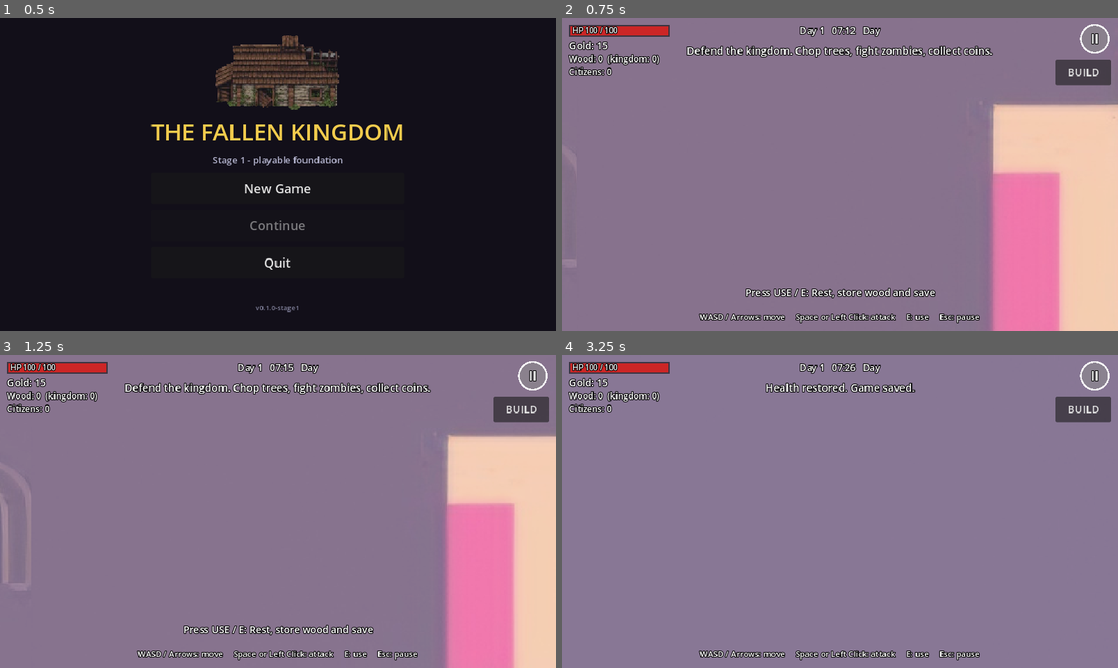
Above: before the commit, frames 1-4 (two rows, left to right).
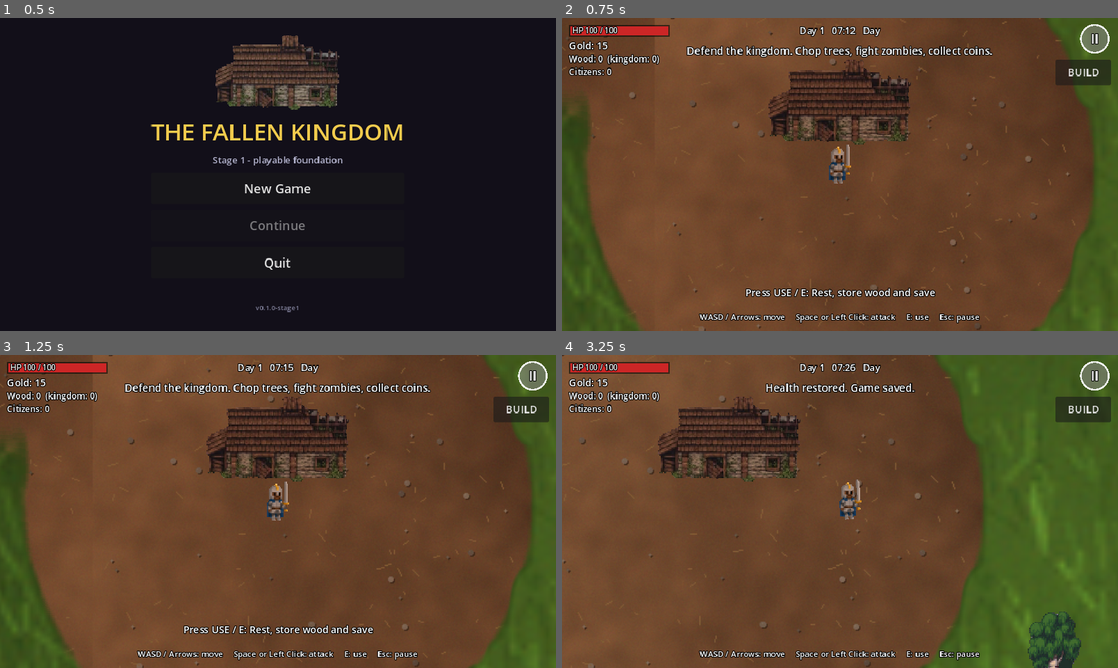
Above: after the commit, the same moments.

Repository: afie-boop/The-Fallen-Kingdom
Game: Godot game, scene res://scenes/main_menu.tscn
Same seed, same stepped clock (60 frames per second), same inputs: the game is played once before the commit and once after it.
Inputs (mouse positions are in pixels of both pictures, inside the frame that each line leads up to):
- Up to frame 1 (0.5 s): no input
- Up to frame 2 (0.75 s): click "New Game" at 0.5 s
- Up to frame 3 (1.25 s): no input
- Up to frame 4 (3.25 s): move the mouse to (962, 495) at 1.27 s; hold D 1.28-2 s; tap E at 1.35, 2.85 s; click (962, 495) at 1.42 s; tap Space at 1.52 s; drag from (728, 527) to (812, 574) at 2.02 s; move the mouse to (895, 442) at 2.77 s; hold D from 2.78 s (still down)

Frame 1 is identical in both runs. In frame 2, 96% of the frame differs, in the area x 0-100%, y 0-100%; in frame 3, 96%; in frame 4, 97%.

Commit message:
Disable animal spawning in the world

Diff:
--- a/extracted/The-Fallen-Kingdom/scripts/game.gd
+++ b/extracted/The-Fallen-Kingdom/scripts/game.gd
@@ -61,7 +61,6 @@
     GameState.island.refresh_texture()
     # No ruined houses are scattered around the island; tents mark poor camps.
     WorldGenerator.spawn_trees(entities, GameState.island, GameState.world_seed, GameConfig.tree_count, avoid, GameState.removed_trees)
-    WorldGenerator.spawn_wildlife(entities, GameState.island, GameState.world_seed, 48, castle.position)
 
     kingdom = KingdomManager.new()
     add_child(kingdom)
